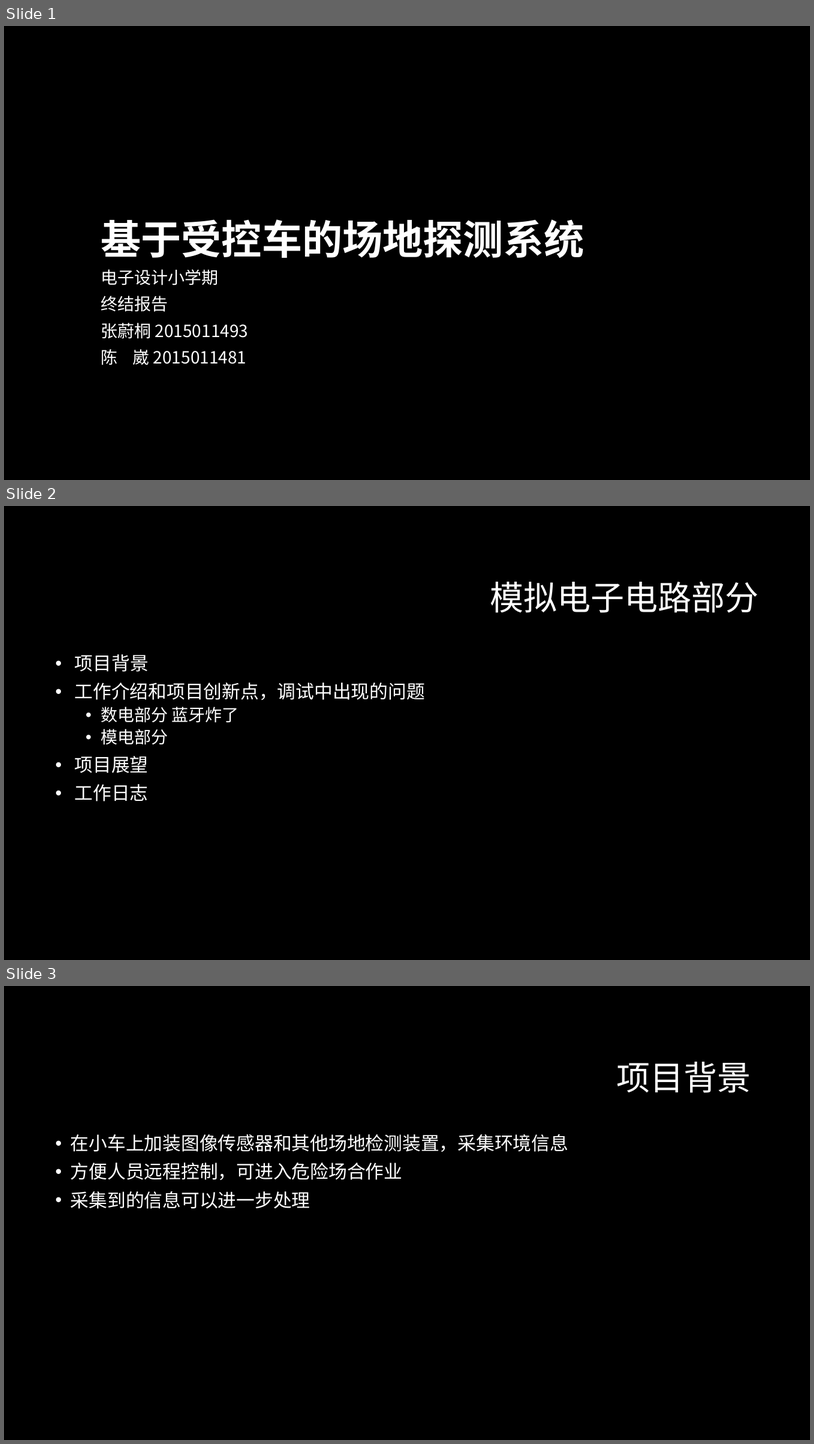
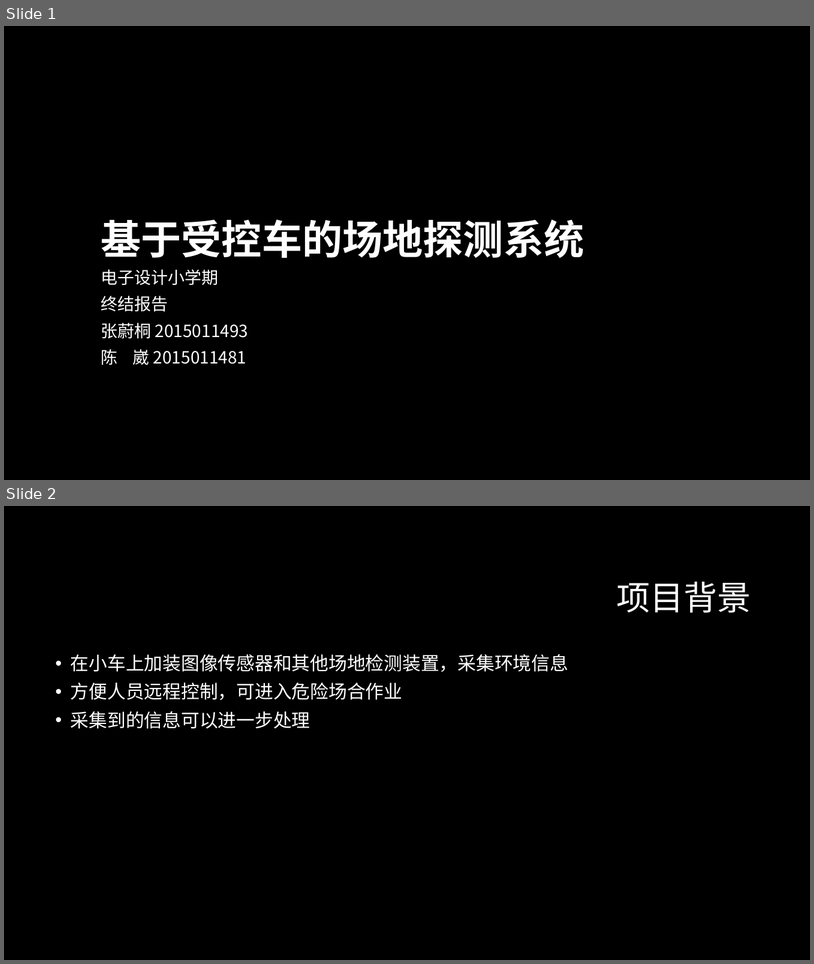
Before and after one commit to ZeroWeight/Project-of-Electronic-Circuits, a slide deck: report/final/final.pptx. Shown one above the other, each under a label of ours: slides 1, 2 and 3 before the commit, slides 1 and 2 after it. The pictures are 814x1444 and 814x964 pixels, drawn with LibreOffice and Linux fonts; fonts in the diff are those of the drawing; background and template pictures are left out. Boxes give left, top, right and bottom in pixels: in the first picture for what was removed or moved away, otherwise in the second. Text is boxed around its words. In the diff, an @@ line names an element or a change of style, - is before the commit and + after.

```diff
--- a/report/final/final.pptx
+++ b/report/final/final.pptx
@@ slide 2 removed at box(4, 506, 810, 960), background #000000 @@
@@ title removed at box(491, 582, 759, 613) @@
-模拟电子电路部分
@@ text removed at box(75, 654, 425, 801) @@
-• 项目背景
-• 工作介绍和项目创新点，调试中出现的问题
-  • 数电部分 蓝牙炸了
-  • 模电部分
-• 项目展望
-• 工作日志
@@ what was slide 3 is now slide 2 @@
```
Also in this commit, not shown: 9 slides added, 2 other files.
